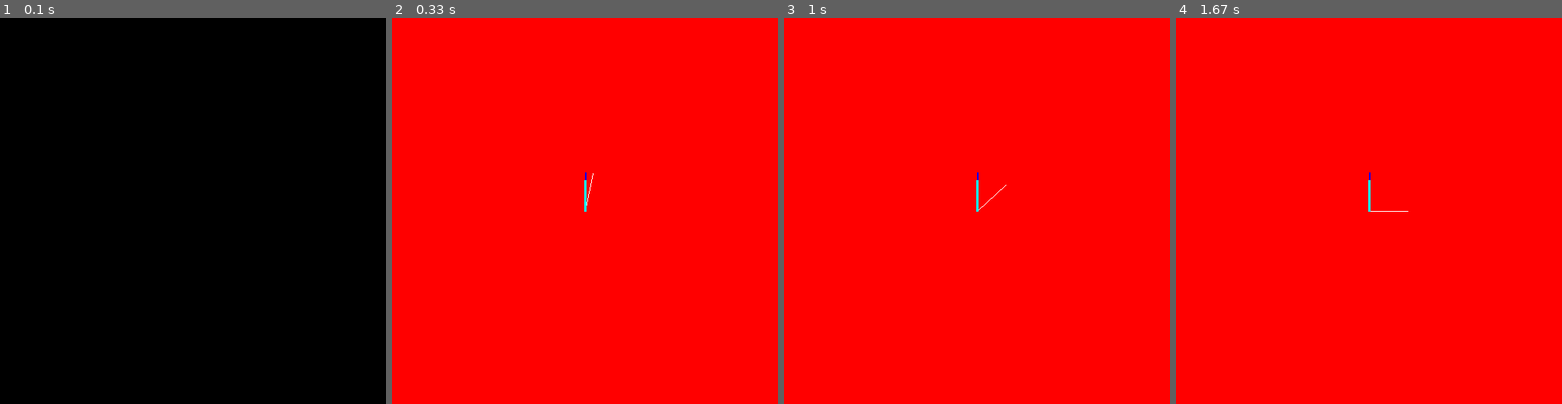
Above: before the commit, frames 1-4 (left to right).
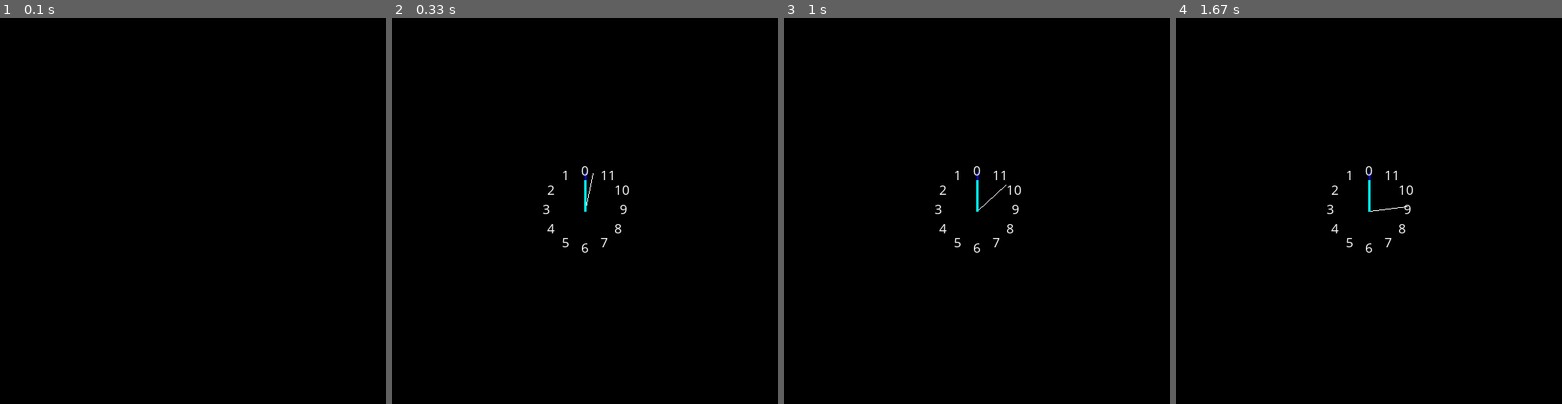
Above: after the commit, the same moments.

Repository: selcukemreozer/pygame
Game: pygame game, started from theClock.py
Two runs of this game, one before a commit and one after it. Both use one fixed random seed, a clock stepped at 60 frames per second and the inputs below.
Inputs:
- Up to frame 1 (0.1 s): no input
- Up to frame 2 (0.33 s): no input
- Up to frame 3 (1 s): no input
- Up to frame 4 (1.67 s): no input

Frame 1 is identical in both runs. In frame 2, 100% of the frame differs, in the area x 0-100%, y 0-100%; in frame 3, 100%; in frame 4, 100%.

Commit message:
added numbers and some settings

Diff:
--- a/theClock.py
+++ b/theClock.py
@@ -2,14 +2,26 @@
 import math
 from time import sleep
 
-donus_x = False
-donus_y = False
+sleep_sayac = 0.1
 derece = 360
 dereceDK = 360
 dereceST = 360
 sayac = 0
 
+sayi = 12
+
+beyaz=(255,255,255)
+mavi=(0,0,255)
+yesil=(34,139,34)
+turuncu=(255,69,0)
+kırmızı=(255,0,0)
+
 pygame.init()
+font = pygame.font.SysFont("ComicSansMs", 18)
+
+def sayi(value):
+    sayilar = font.render(str(int(value / 30)), 2, beyaz)
+    return  sayilar
 
 """def CIRCLE_DRAWER(x1, y1, x2, y2):
     pass"""
@@ -18,19 +30,20 @@
 run = True
 
 while run:
+
     for event in pygame.event.get():
         if event.type == pygame.QUIT:
             run = False
 
-    screen.fill((255, 0, 0))
+    screen.fill((0, 0, 0))
 
     # pygame.draw.line(screen, (255, 255, 255), (x1, y1), (x2, y2), 4)
     xsaniye = -50 * round(math.sin(math.radians(derece)), 5) + 250
     ysaniye = -50 * round(math.cos(math.radians(derece)), 5) + 250
 
     """
-    saniye = -25 * round(math.sin(math.radians(derece)), 5) + 100
-    saniye2 = -25 * round(math.cos(math.radians(derece)), 5) + 100
+    saniye  = -10 * round(math.sin(math.radians(derece)), 5) + 100
+    saniye2 = -10 * round(math.cos(math.radians(derece)), 5) + 100
     saniye3 = 25 * round(math.sin(math.radians(derece)), 5) + 100
     saniye4 = 25 * round(math.cos(math.radians(derece)), 5) + 100
     """
@@ -40,7 +53,7 @@
     xsaat   = -40 * round(math.sin(math.radians(dereceST)), 5) + 250
     ysaat   = -40 * round(math.cos(math.radians(dereceST)), 5) + 250
 
-    # pygame.draw.line(screen, (255, 255, 255), (100, 100), (saniye, saniye2))
+    # pygame.draw.line(screen, (255, 255, 255), (saniye3, saniye4), (saniye, saniye2))
     # pygame.draw.line(screen, (255, 255, 255), (100, 100), (saniye3, saniye4))
 
     pygame.draw.line(screen, (255, 255, 255), (250, 250), (xsaniye, ysaniye))
@@ -48,6 +61,12 @@
     pygame.draw.line(screen, (0, 255, 255), (250, 250), (xsaat, ysaat), 3)
 
     derece-=6
+    for each in range(360):
+        if (each) % 30 == 0:
+            xsayi = -50 * round(math.sin(math.radians(each)), 5) + 250
+            ysayi = -50 * round(math.cos(math.radians(each)), 5) + 250
+            print(f"derece:{derece}\nderece % 30:{str(int(each / 30))}")
+            screen.blit(sayi(each), (xsayi-5, ysayi-15))
 
     if derece == 0:
         derece=360
@@ -65,7 +84,13 @@
         dereceST = 360
 
     # print(f"\ndegree:{derece}\nx1:{x1 - 100}\ny1:{y1 - 100}\nx2:{x2 - 100}\ny2:{y2 - 100}\n")
-    sleep(0.1)
+    sleep_sayac+=0.001
+    if sleep_sayac == 0.001:
+        sleep_sayac = 0.01
+    sleep(sleep_sayac)
+
+
+
     """
     if y1 == 200:
         donus_y = True
